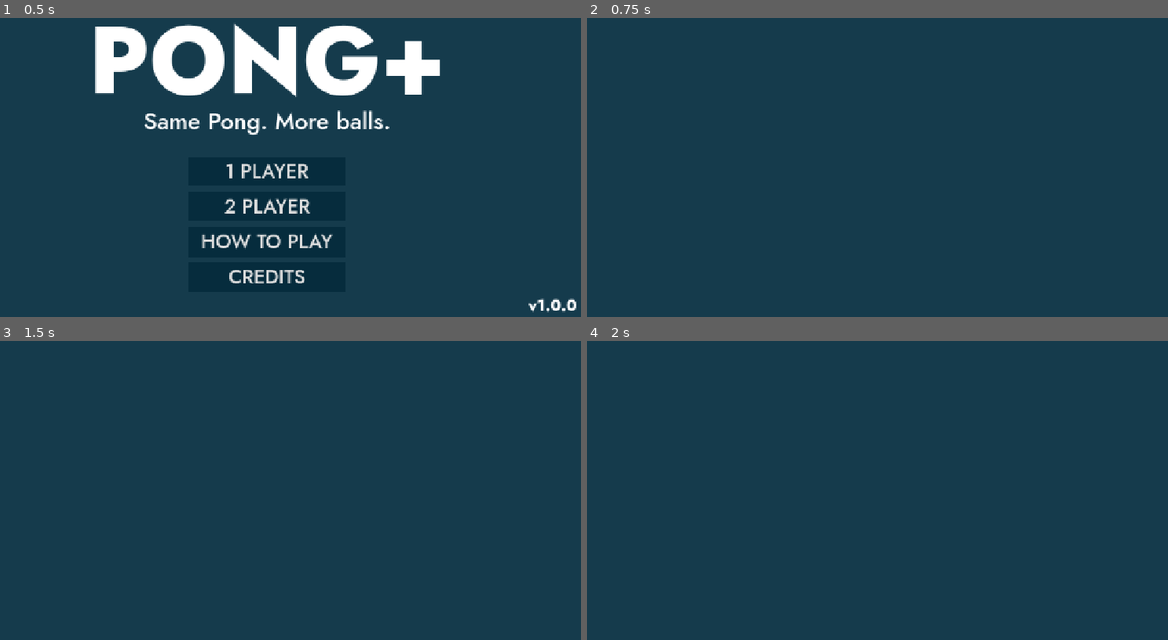
Above: before the commit, frames 1-4 (two rows, left to right).
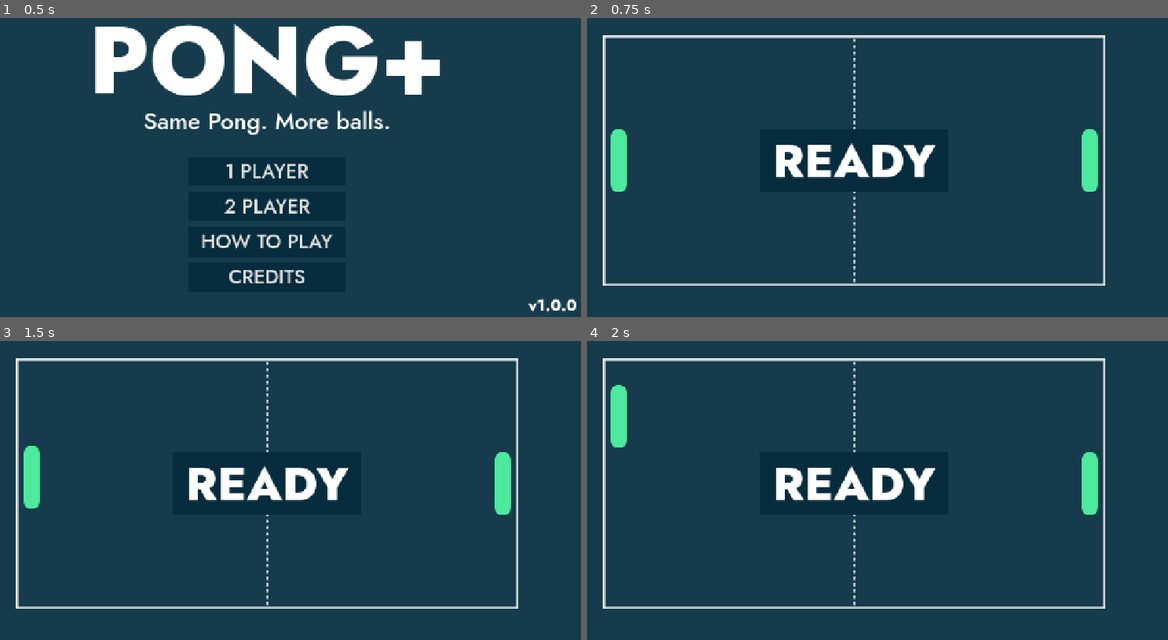
Above: after the commit, the same moments.

Repository: cf-Le3/pong-plus
Game: Godot game, scene res://general/main/main.tscn
Same seed, same stepped clock (60 frames per second), same inputs: the game is played once before the commit and once after it.
Inputs:
- Up to frame 1 (0.5 s): no input
- Up to frame 2 (0.75 s): click "1 PLAYER" at 0.5 s
- Up to frame 3 (1.5 s): tap Enter at 1.25 s; hold W (up_player1) from 1.28 s (still down); hold Down (down_player2) from 1.28 s (still down)
- Up to frame 4 (2 s): keep holding W (up_player1); keep holding Down (down_player2)

Frame 1 is identical in both runs. In frame 2, 5.5% of the frame differs, in the area x 2-90%, y 5-90%; in frame 3, 5.5%; in frame 4, 5.5%.
Error before the commit: Parse Error: Identifier "BALLS_MAX" not declared in the current scope. (res://gameplay/game/game.gd:74)

Commit message:
Update ball-spawning logic
Ball-spawning logic has been migrated from the "Game" scene to the new "BallSpawner" scene. All instances of the "spawn_ball" function now refer to the "BallSpawner" instance's equivalent function.
"BallTimer" has been renamed to "BallSpawnTimer".

Diff:
--- a/Pong Plus/gameplay/game/game.gd
+++ b/Pong Plus/gameplay/game/game.gd
@@ -1,11 +1,8 @@
 class_name Game
 extends Node2D
 signal close_game
-@export var ball_scene: PackedScene
-var balls_spawned := 0
-var ball_textures := [load("res://gameplay/ball/ball1.png"), load("res://gameplay/ball/ball2.png"), load("res://gameplay/ball/ball3.png")]
-var initial_angles := [45*PI/180, 60*PI/180, 75*PI/180]
-var initial_angles_offsets := [0, PI/2, PI, 3*PI/2]
+@export var _ball_spawner_scene: PackedScene
+
 # Configuration values
 var config_is_multiplayer := true
 var config_resize_enabled := true
@@ -14,6 +11,7 @@
 # var config_cpu_difficulty = null
 
 # Session-specific
+var _ball_spawner: BallSpawner
 var score_player_1 := 0
 var score_player_2 := 0
 var close_game_enabled := false
@@ -39,18 +37,26 @@
 	if not config_is_multiplayer:
 		$Paddle2.is_player_controlled = false
 
-	$BallSpawn.global_position = Vector2(viewport_w/2, viewport_h/2)
-	$Sprite2D.global_position = Vector2(viewport_w/2, viewport_h/2)
+	_ball_spawner = _ball_spawner_scene.instantiate()
+	_ball_spawner.enable_magic_balls = config_resize_enabled
+	_ball_spawner.connect("spawned", _on_ball_spawner_spawned)
+	_ball_spawner.global_position = Vector2(viewport_w/2, viewport_h/2)
+	add_child(_ball_spawner)
 
 	$StartGameTimer.start()
 	$GameStartSound.play()
 
 func _on_start_game_timer_timeout() -> void:
-	start_game()
+	$HUD.show_score()
+	_ball_spawner.spawn_ball()
 
-func start_game() -> void:
-	$HUD.show_score()
-	spawn_ball()
+func _on_ball_spawner_spawned(ball: Ball) -> void:
+	add_child(ball)
+	$BallSpawnTimer.start()
+
+func _on_ball_spawn_timer_timeout() -> void:
+	if get_tree().get_nodes_in_group("balls").size() < config_balls_max:
+		_ball_spawner.spawn_ball()
 
 func _on_wall_goal_right_ball_escaped(can_score: bool) -> void:
 	if can_score:
@@ -68,23 +74,10 @@
 	if score_player_1 >= config_score_max || score_player_2 >= config_score_max:
 		game_over()
 	elif get_tree().get_nodes_in_group("balls").size() <= 1:
-		spawn_ball()
-
-func spawn_ball() -> void:
-	if get_tree().get_nodes_in_group("balls").size() < BALLS_MAX:
-		var ball: Ball = ball_scene.instantiate()
-		ball.init_pos = $BallSpawn.global_position
-		ball.init_dir = initial_angles[balls_spawned%3] + initial_angles_offsets.pick_random()
-		ball.texture = ball_textures[balls_spawned%3]
-		add_child(ball)
-		balls_spawned += 1
-		$BallTimer.start()
-
-func _on_ball_timer_timeout() -> void:
-	spawn_ball()
+		_ball_spawner.spawn_ball()
 
 func game_over() -> void:
-	$BallTimer.stop()
+	$BallSpawnTimer.stop()
 	get_tree().call_group("paddles", "queue_free")
 	get_tree().call_group("balls", "queue_free")
 	$HUD.show_game_over(score_player_1, score_player_2)
--- a/Pong Plus/gameplay/game/game.tscn
+++ b/Pong Plus/gameplay/game/game.tscn
@@ -1,7 +1,7 @@
 [gd_scene load_steps=10 format=3 uid="uid://dfodn8ia5n12i"]
 
 [ext_resource type="Script" uid="uid://dp56kl0rt3tjf" path="res://gameplay/game/game.gd" id="1_cxpw7"]
-[ext_resource type="PackedScene" uid="uid://d3k2sxndgmaue" path="res://gameplay/ball/ball.tscn" id="2_bfhiw"]
+[ext_resource type="PackedScene" uid="uid://cuuftl8hlxvux" path="res://gameplay/ball_spawner/ball_spawner.tscn" id="2_q0t4u"]
 [ext_resource type="Texture2D" uid="uid://crwb3wrl36uso" path="res://gameplay/game/arena.png" id="3_jxpyf"]
 [ext_resource type="PackedScene" uid="uid://dr8ssbcu7jksh" path="res://gameplay/wall_bounce/wall_bounce.tscn" id="4_ks5le"]
 [ext_resource type="PackedScene" uid="uid://5hrpxd7ci76s" path="res://gameplay/wall_goal/wall_goal.tscn" id="5_tp3gb"]
@@ -12,7 +12,7 @@
 
 [node name="Game" type="Node2D"]
 script = ExtResource("1_cxpw7")
-ball_scene = ExtResource("2_bfhiw")
+_ball_spawner_scene = ExtResource("2_q0t4u")
 
 [node name="Sprite2D" type="Sprite2D" parent="."]
 texture = ExtResource("3_jxpyf")
@@ -30,13 +30,11 @@
 
 [node name="Paddle2" parent="." instance=ExtResource("6_5cgph")]
 
-[node name="BallSpawn" type="Marker2D" parent="."]
-
 [node name="StartGameTimer" type="Timer" parent="."]
 wait_time = 2.0
 one_shot = true
 
-[node name="BallTimer" type="Timer" parent="."]
+[node name="BallSpawnTimer" type="Timer" parent="."]
 wait_time = 5.0
 
 [node name="CloseGameTimer" type="Timer" parent="."]
@@ -55,5 +53,5 @@
 [connection signal="ball_escaped" from="WallGoalLeft" to="." method="_on_wall_goal_left_ball_escaped"]
 [connection signal="ball_escaped" from="WallGoalRight" to="." method="_on_wall_goal_right_ball_escaped"]
 [connection signal="timeout" from="StartGameTimer" to="." method="_on_start_game_timer_timeout"]
-[connection signal="timeout" from="BallTimer" to="." method="_on_ball_timer_timeout"]
+[connection signal="timeout" from="BallSpawnTimer" to="." method="_on_ball_spawn_timer_timeout"]
 [connection signal="timeout" from="CloseGameTimer" to="." method="_on_close_game_timer_timeout"]
